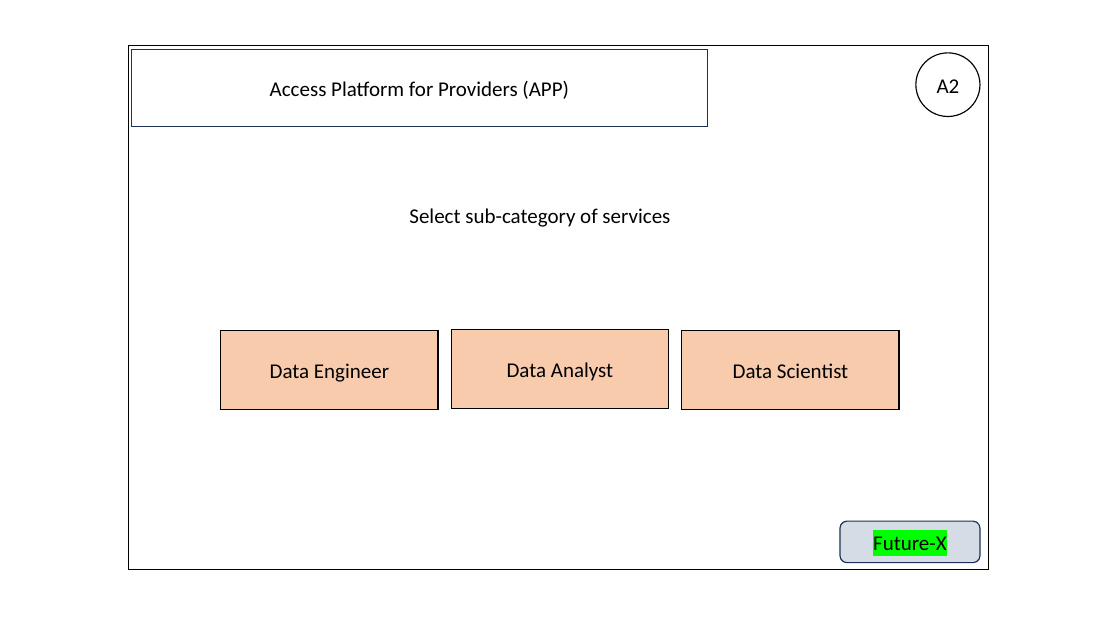
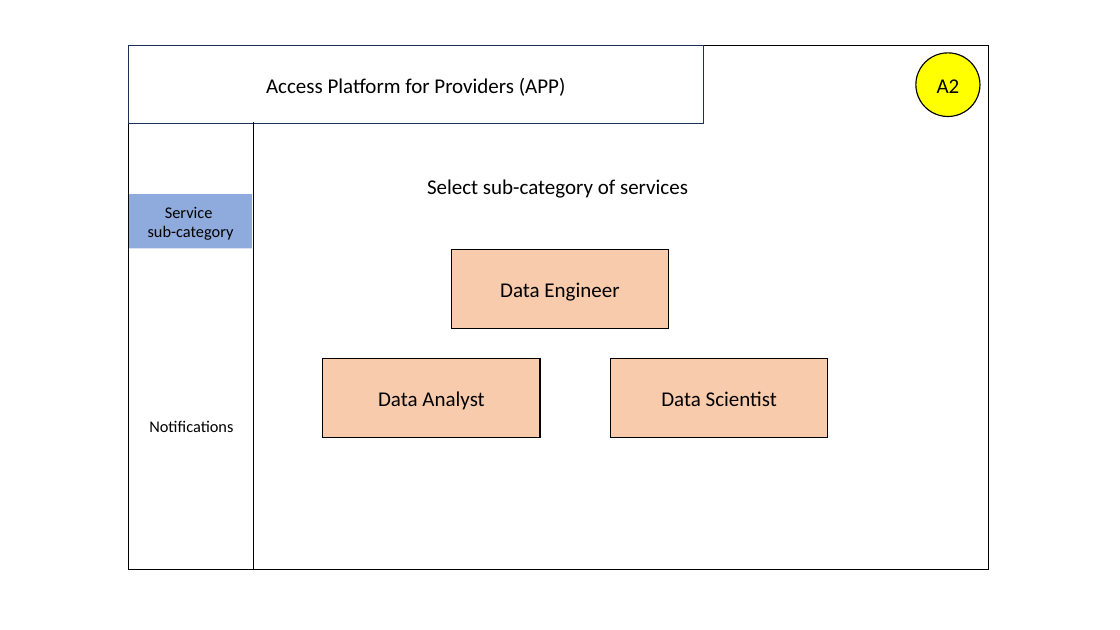
Before and after one commit to IndranilSaha09/ADCCE, a slide deck: slide 4 of Sprint 2/Front end design.pptx. Drawn at 1120x630 pixels with LibreOffice and Linux fonts; fonts in the diff are those of the drawing. Boxes give left, top, right and bottom in pixels: in the first picture for what was removed or moved away, otherwise in the second. Text is boxed around its words. In the diff, an @@ line names an element or a change of style, - is before the commit and + after.

```diff
--- a/Sprint 2/Front end design.pptx
+++ b/Sprint 2/Front end design.pptx
@@ rectangle "Access Platform for Providers (APP)": place and size @@
-rectangle "Access Platform for Providers (APP)" at bbox=[132, 50, 707, 127]
+rectangle "Access Platform for Providers (APP)" at bbox=[129, 46, 704, 124]
@@ ellipse "A2" at bbox=[916, 53, 980, 117]: fill none to #FFFF00 @@
@@ line added from (253, 123) to (253, 570), #000000 0.5 pt @@
@@ text "Select sub-category of services": place and size @@
-text "Select sub-category of services" at bbox=[409, 208, 670, 227]
+text "Select sub-category of services" at bbox=[427, 179, 688, 198]
@@ rectangle added at bbox=[129, 194, 252, 249], fill #8FAADC, 14 pt, text #000000 @@
+Service
+sub-category
@@ rectangle "Data Engineer": place and size @@
-rectangle "Data Engineer" at bbox=[221, 330, 439, 409]
+rectangle "Data Engineer" at bbox=[451, 250, 669, 329]
@@ rectangle "Data Analyst": place and size @@
-rectangle "Data Analyst" at bbox=[451, 329, 669, 408]
+rectangle "Data Analyst" at bbox=[323, 359, 540, 438]
@@ rectangle "Data Scientist": place and size @@
-rectangle "Data Scientist" at bbox=[682, 330, 900, 409]
+rectangle "Data Scientist" at bbox=[611, 359, 828, 438]
@@ text added at bbox=[149, 420, 233, 432], 14 pt, text #000000 @@
+Notifications
@@ rounded rectangle removed at bbox=[840, 521, 981, 562] @@
-Future-X
```
Also in this commit, not shown: 7 other slides changed, 2 slides added, 1 other file.
